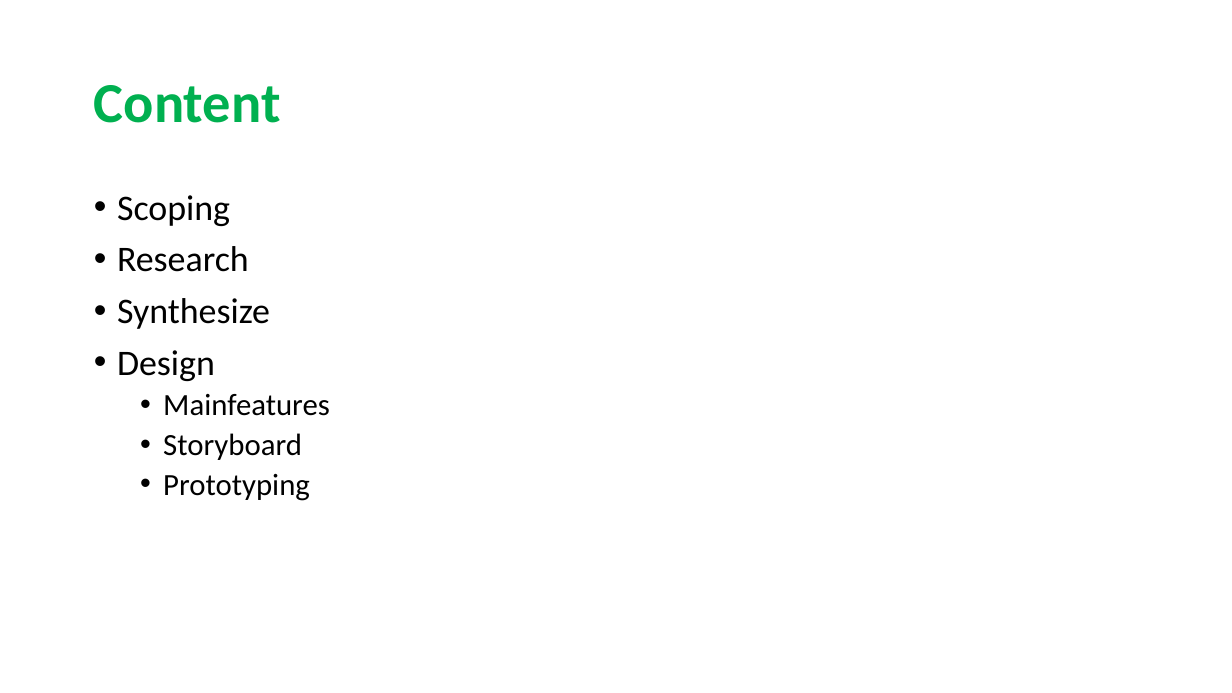
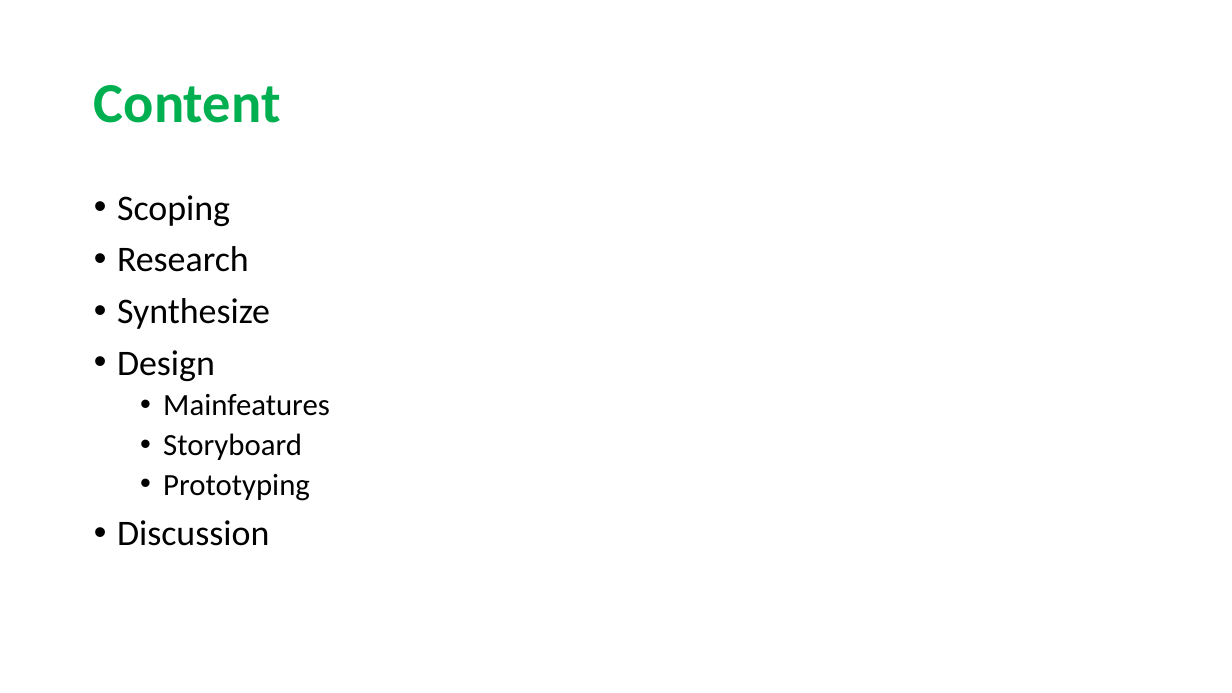
Before and after one commit to sarahmele/ch.bfh.btx8081.w2015.green, a slide deck: slide 2 of doc/task03/Task3.pptx. Drawn at 1232x693 pixels with LibreOffice and Linux fonts; fonts in the diff are those of the drawing. Boxes give left, top, right and bottom in pixels: in the first picture for what was removed or moved away, otherwise in the second. Text is boxed around its words. In the diff, an @@ line names an element or a change of style, - is before the commit and + after.

```diff
--- a/doc/task03/Task3.pptx
+++ b/doc/task03/Task3.pptx
@@ text at (117,520,269,546): paragraph added @@
+• Discussion
```
Also in this commit, not shown: 6 slides added, 1 slide removed.
